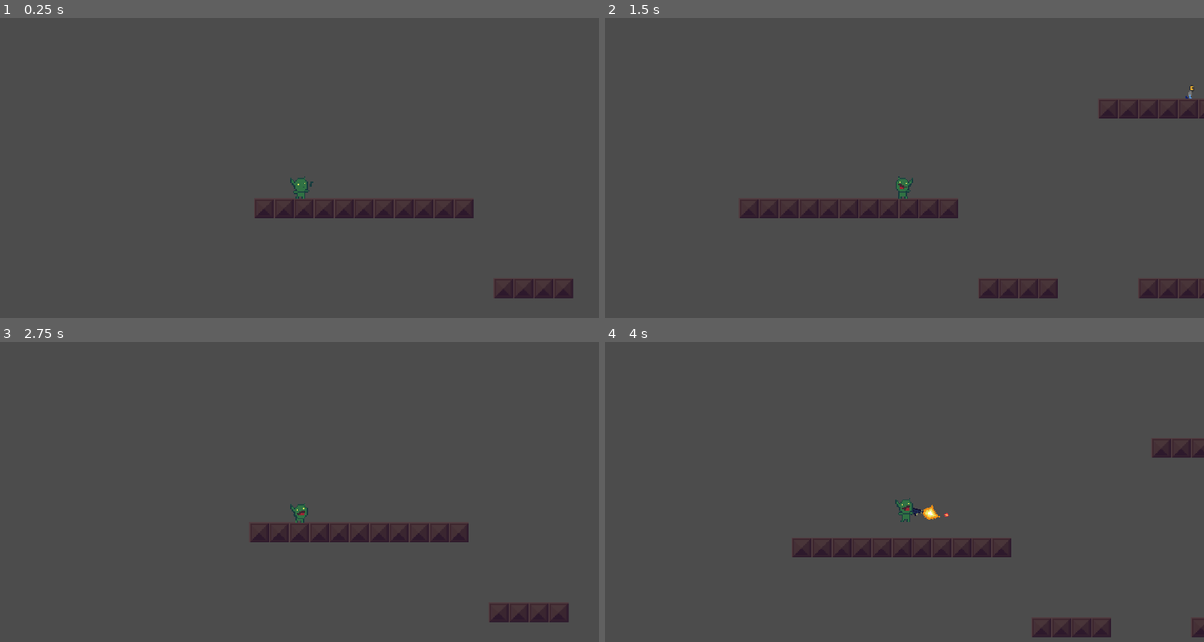
Above: before the commit, frames 1-4 (two rows, left to right).
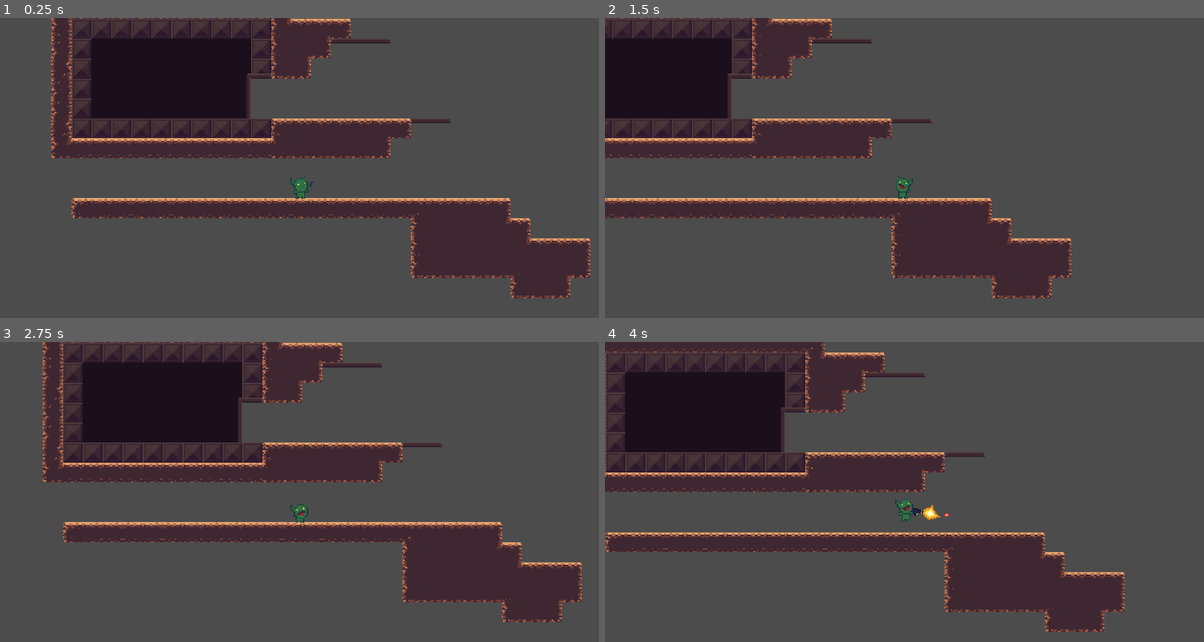
Above: after the commit, the same moments.

Repository: htimsekim/gobbo
Game: Godot game, scene res://src/Main/Game.tscn
The game is run twice, just before and just after one commit, with the same random seed, the same clock (stepped at 60 frames per second) and the same inputs.
Inputs (mouse positions are in pixels of both pictures, inside the frame that each line leads up to):
- Up to frame 1 (0.25 s): no input
- Up to frame 2 (1.5 s): tap Enter at 0.5 s; move the mouse to (1036, 171) at 0.52 s; hold Right (move_right) 0.53-1.25 s; hold Ctrl (crouch) 0.53-1.25 s; click (1036, 171) at 0.67 s; tap Space (jump) at 0.77 s; drag from (784, 204) to (904, 186) at 1.27 s
- Up to frame 3 (2.75 s): tap Space (jump) at 2 s; move the mouse to (359, 435) at 2.02 s; press the mouse at (359, 435) at 2.03 s; hold A (move_left) from 2.03 s (still down)
- Up to frame 4 (4 s): release A (move_left) at 2.75 s; release the mouse at (964, 435) at 2.75 s; drag from (874, 579) to (724, 459) at 2.77 s; tap Enter at 3.5 s; move the mouse to (1084, 561) at 3.52 s; hold Right (move_right) from 3.53 s (still down); hold Right mouse button (shoot) from 3.53 s (still down); tap Space (jump) at 3.77 s

The runs differ from the first frame. In frame 1, 29% of the frame differs, in the area x 8-99%, y 0-94%; in frame 2, 25%; in frame 3, 29%; in frame 4, 30%, in the area x 0-100%, y 0-99%.

Commit message:
up arrow indicator for doors

Diff:
--- a/Door.gd
+++ b/Door.gd
@@ -3,6 +3,8 @@
 export(String, FILE, "*.tscn") var target_stage
 export(String) var target_spawn
 
+var doorIndicator = Global.get_node("plyrInst/Sprite/DoorIndicator")
+var indicAnimation = Global.get_node("plyrInst/Sprite/DoorIndicator/AnimationPlayer")
 var in_door = false
 
 func _process(delta):
@@ -12,7 +14,10 @@
 func _on_Door_body_entered(body):
 	if "plyrInst" in body.name:
 		in_door = true
+		indicAnimation.play("up")
+		doorIndicator.visible = true
 
 func _on_Door_body_exited(body):
 	if "plyrInst" in body.name:
 		in_door = false
+		doorIndicator.visible = false
--- a/src/Main/Game.gd
+++ b/src/Main/Game.gd
@@ -1,6 +1,6 @@
 extends Node
 
-const levelResource = "res://src/levels/demo.tscn"
+const levelResource = "res://src/levels/gobtown.tscn"
 
 func _ready():
 	full_screen() #comment this code out to run the game in a window
--- a/src/Objects/Player.tscn
+++ b/src/Objects/Player.tscn
@@ -1,13 +1,42 @@
-[gd_scene load_steps=19 format=2]
+[gd_scene load_steps=21 format=2]
 
 [ext_resource path="res://assets/art/player/goblin.png" type="Texture" id=1]
 [ext_resource path="res://src/Objects/Player.gd" type="Script" id=2]
 [ext_resource path="res://src/Objects/Gun.gd" type="Script" id=3]
 [ext_resource path="res://assets/art/ui/link.png" type="Texture" id=4]
 [ext_resource path="res://src/Objects/Hitbox.tscn" type="PackedScene" id=5]
+[ext_resource path="res://assets/art/ui/animated-cursor-arrow.png" type="Texture" id=6]
 
 [sub_resource type="RectangleShape2D" id=1]
 extents = Vector2( 5, 7.5 )
+
+[sub_resource type="Animation" id=14]
+length = 0.5
+loop = true
+tracks/0/type = "value"
+tracks/0/path = NodePath(".:region_rect")
+tracks/0/interp = 0
+tracks/0/loop_wrap = true
+tracks/0/imported = false
+tracks/0/enabled = true
+tracks/0/keys = {
+"times": PoolRealArray( 0, 0.25 ),
+"transitions": PoolRealArray( 1, 1 ),
+"update": 0,
+"values": [ Rect2( 0, 0, 10, 10 ), Rect2( 10, 0, 10, 10 ) ]
+}
+tracks/1/type = "value"
+tracks/1/path = NodePath(".:offset")
+tracks/1/interp = 0
+tracks/1/loop_wrap = true
+tracks/1/imported = false
+tracks/1/enabled = true
+tracks/1/keys = {
+"times": PoolRealArray( 0, 0.25 ),
+"transitions": PoolRealArray( 1, 1 ),
+"update": 0,
+"values": [ Vector2( 0, 0 ), Vector2( 0, 0 ) ]
+}
 
 [sub_resource type="Animation" id=2]
 length = 0.4
@@ -338,6 +367,16 @@
 offset = Vector2( 6.5, -1.5 )
 region_enabled = true
 region_rect = Rect2( 29, 21, 29, 21 )
+
+[node name="DoorIndicator" type="Sprite" parent="Sprite"]
+visible = false
+position = Vector2( 1.61989, -14.4937 )
+texture = ExtResource( 6 )
+region_enabled = true
+region_rect = Rect2( 0, 0, 10, 10 )
+
+[node name="AnimationPlayer" type="AnimationPlayer" parent="Sprite/DoorIndicator"]
+anims/up = SubResource( 14 )
 
 [node name="AnimationPlayer" type="AnimationPlayer" parent="."]
 anims/airborne = SubResource( 2 )
--- a/src/levels/gobtown.tscn
+++ b/src/levels/gobtown.tscn
@@ -17,7 +17,7 @@
 tile_data = PoolIntArray( -327707, 10, 4, -327706, 10, 196609, -327705, 10, 196609, -327704, 10, 196609, -327703, 10, 1 …(2818 unchanged characters)…
 
 [node name="bg_art" parent="level/tilemaps" index="3"]
-tile_data = PoolIntArray( -65553, 536870921, 262158, -17, 536870921, 262158 )
+tile_data = PoolIntArray( -589849, 9, 4, -589848, 9, 4, -589847, 9, 4, -589846, 9, 4, -589845, 9, 4, -589844, 9, 4, -589843, 9, 4, -589842, 9, 4, -524313, 9, 4, -524312, 9, 4, -524311, 9, 4, -524310, 9, 4, -524309, 9, 4, -524308, 9, 4, -524307, 9, 4, -524306, 9, 4, -458777, 9, 4, -458776, 9, 4, -458775, 9, 4, -458774, 9, 4, -458773, 9, 65538, -458772, 9, 4, -458771, 9, 4, -458770, 9, 4, -393241, 9, 4, -393240, 9, 4, -393239, 9, 4, -393238, 9, 4, -393237, 9, 65538, -393236, 9, 4, -393235, 9, 4, -393234, 9, 4, -65553, 536870921, 262158, -17, 536870921, 262158 )
 
 [node name="spawna" parent="level/spawns" index="0"]
 position = Vector2( -233.397, 58.1681 )
@@ -37,7 +37,7 @@
 target_spawn = "level/spawns/spawnb"
 
 [node name="Door" parent="." instance=ExtResource( 2 )]
-position = Vector2( -268.478, -106.071 )
+position = Vector2( -328.336, -104.611 )
 target_stage = "res://src/levels/home.tscn"
 target_spawn = "level/spawns/spawnb"
 
